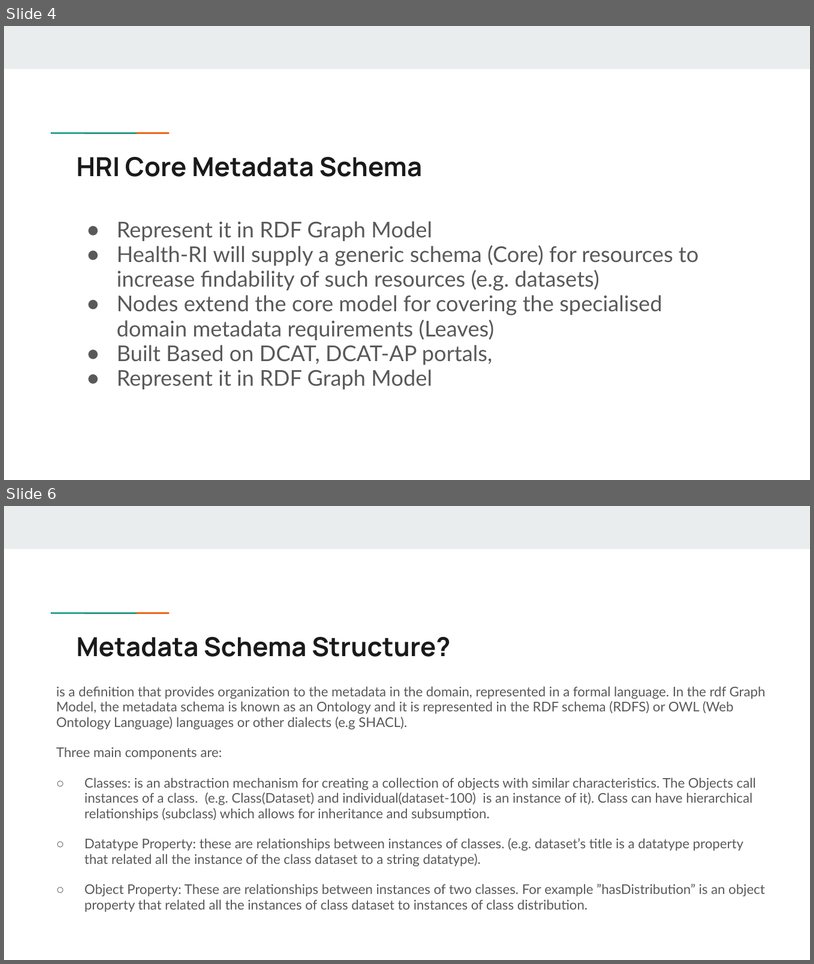
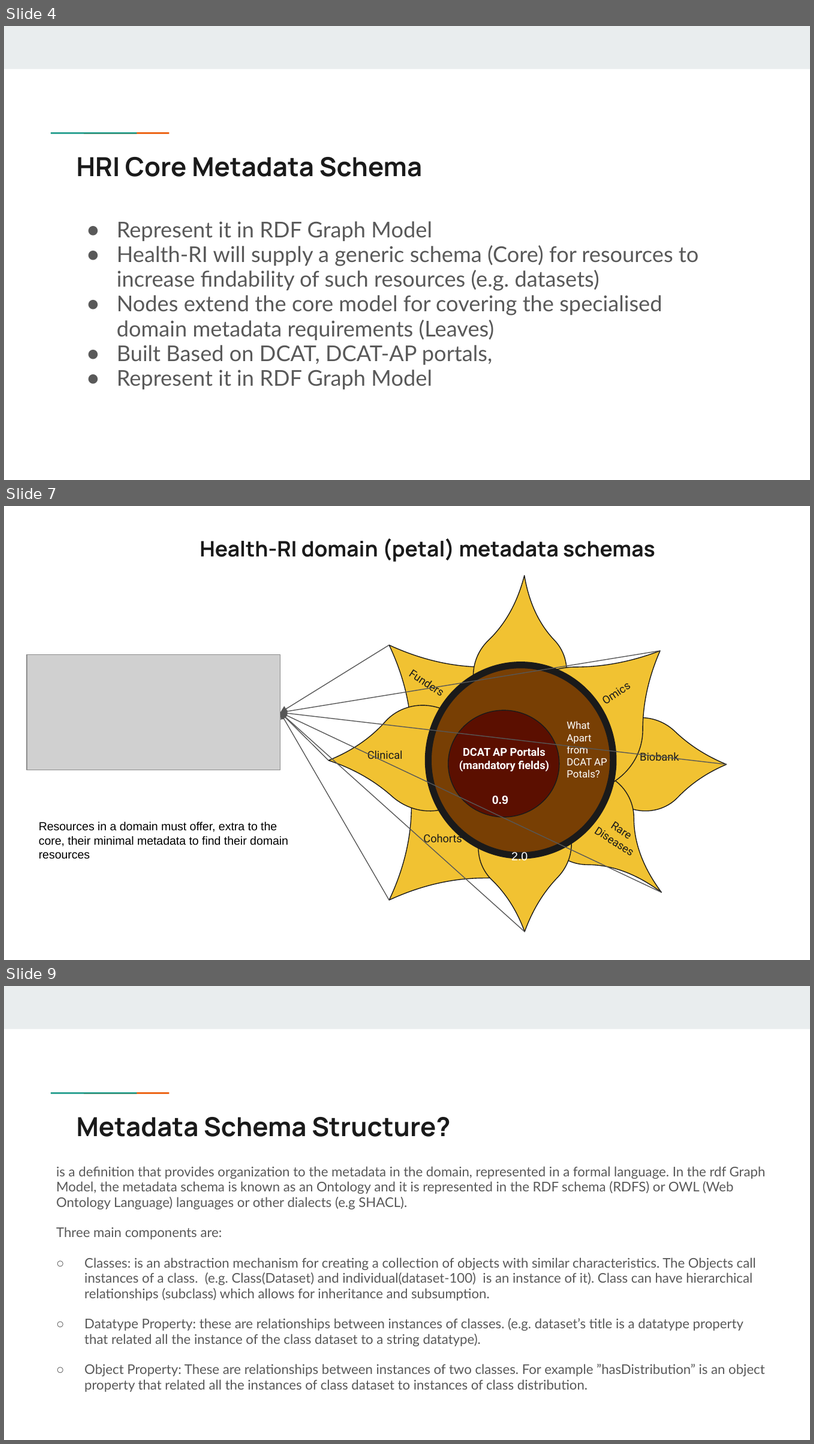
Before and after one commit to Health-RI/health-ri-metadata, a slide deck: Presentations/[DRAFT]HRI_Metadata_Schema_ImagingGroup_KickOff.pptx. Shown one above the other, each under a label of ours: slides 4 and 6 before the commit, slides 4, 7 and 9 after it; the slides between them are not shown. The pictures are 814x964 and 814x1444 pixels, drawn with LibreOffice and Linux fonts; fonts in the diff are those of the drawing; grey boxes stand for pictures. Boxes give left, top, right and bottom in pixels: in the first picture for what was removed or moved away, otherwise in the second. Text is boxed around its words. In the diff, an @@ line names an element or a change of style, - is before the commit and + after.

Commit message:
image presentation updates
The new sun flower model is reused in draft image presentation

```diff
--- a/Presentations/[DRAFT]HRI_Metadata_Schema_ImagingGroup_KickOff.pptx
+++ b/Presentations/[DRAFT]HRI_Metadata_Schema_ImagingGroup_KickOff.pptx
@@ slide 7 added at [4,506,810,960], background #FFFFFF @@
@@ text added at [200,538,656,562], 19 pt, text #1A1A1A, bold @@
+Health-RI domain (petal) metadata schemas
@@ teardrop added at [454,607,586,739], fill #F1C232, outline #1A1A1A 0.75 pt @@
@@ arrow added from (389, 645) to (281, 712), #575757 0.75 pt @@
@@ picture added at [27,654,281,769] @@
@@ arrow added from (660, 651) to (281, 712), #575757 0.75 pt @@
@@ text added at [394,654,461,711], 9.8 pt, text #1A1A1A @@
+Funders
@@ teardrop added at [412,666,558,811], fill #F1C232, outline #1A1A1A 0.75 pt @@
@@ ellipse added at [428,665,614,855], fill #783F04, outline #1A1A1A 6 pt @@
@@ teardrop added at [508,666,642,792], fill #F1C232, outline #1A1A1A 0.75 pt @@
@@ text added at [583,665,650,721], 9.8 pt, text #1A1A1A @@
+Omics
@@ teardrop added at [351,683,501,833], fill #F1C232, outline #1A1A1A 0.75 pt @@
@@ teardrop added at [578,699,710,830], fill #F1C232, outline #1A1A1A 0.75 pt @@
@@ arrow added from (329, 760) to (281, 712), #575757 0.75 pt @@
@@ arrow added from (389, 900) to (281, 712), #575757 0.75 pt @@
@@ arrow added from (525, 932) to (281, 712), #575757 0.75 pt @@
@@ arrow added from (662, 892) to (281, 712), #575757 0.75 pt @@
@@ arrow added from (726, 764) to (281, 712), #575757 0.75 pt @@
@@ ellipse added at [449,710,560,816], fill #5B0F00, outline #1A1A1A 0.75 pt @@
@@ text added at [567,721,608,777], 9 pt, text #FFFFFF @@
+What
+Apart
+from
+DCAT AP
+Potals?
@@ teardrop added at [412,733,558,878], fill #F1C232, outline #1A1A1A 0.75 pt @@
@@ text added at [368,750,403,762], 9.8 pt, text #1A1A1A @@
+Clinical
@@ text added at [459,747,549,771], 9.8 pt, text #FFFFFF, bold @@
+DCAT AP Portals
+(mandatory fields)
@@ text added at [640,752,679,760], 9.8 pt, text #1A1A1A @@
+Biobank
@@ teardrop added at [541,771,635,865], fill #F1C232, outline #1A1A1A 0.75 pt @@
@@ teardrop added at [459,779,591,911], fill #F1C232, outline #1A1A1A 0.75 pt @@
@@ text added at [492,795,528,863], 10.5 pt, text #FFFFFF, bold @@
+0.9
+2.0
@@ text added at [39,821,288,859], 10.5 pt, text #000000 @@
+Resources in a domain must offer, extra to the core, their minimal metadata to find their domain resources
@@ text added at [611,821,629,839], 9.8 pt, text #1A1A1A @@
+Rare Diseases
@@ text added at [423,832,462,845], 9.8 pt, text #1A1A1A @@
+Cohorts
@@ what was slide 6 is now slide 9 @@
```
Also in this commit, not shown: 1 slide changed, 2 other slides added, 9 other files.
